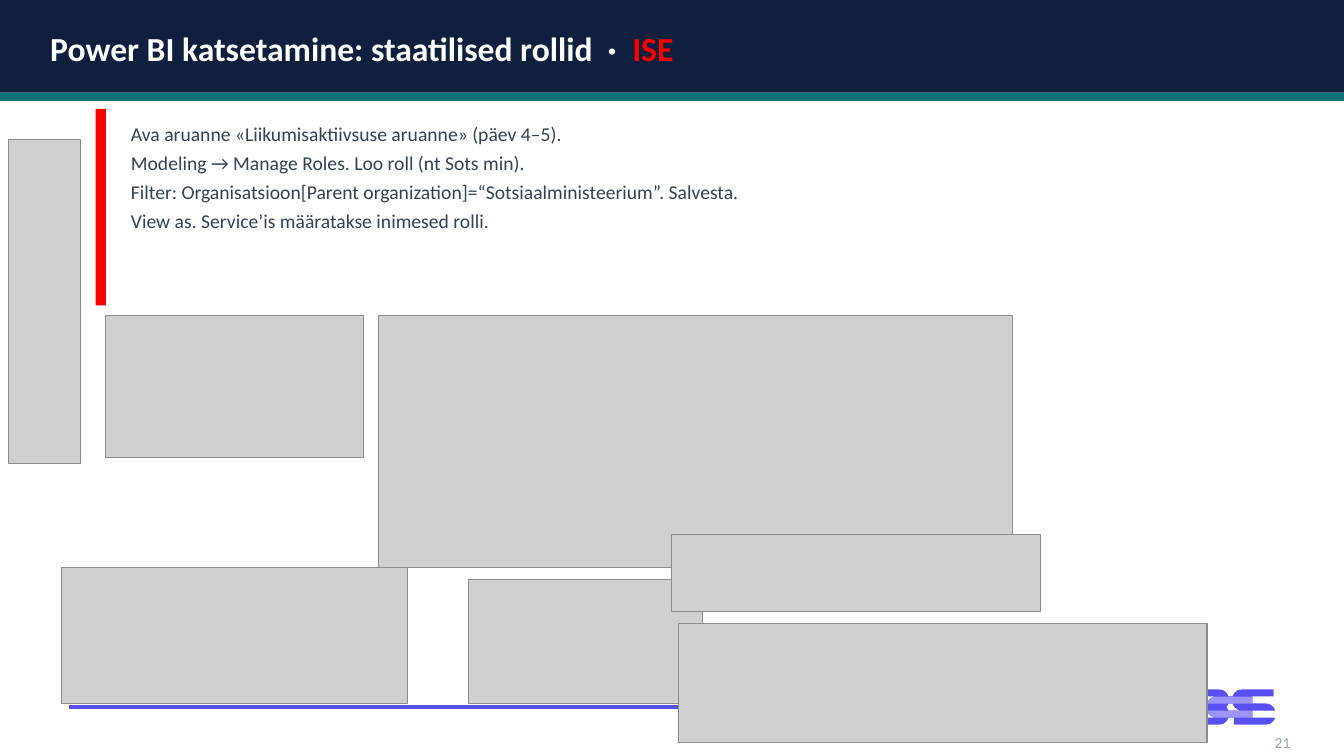
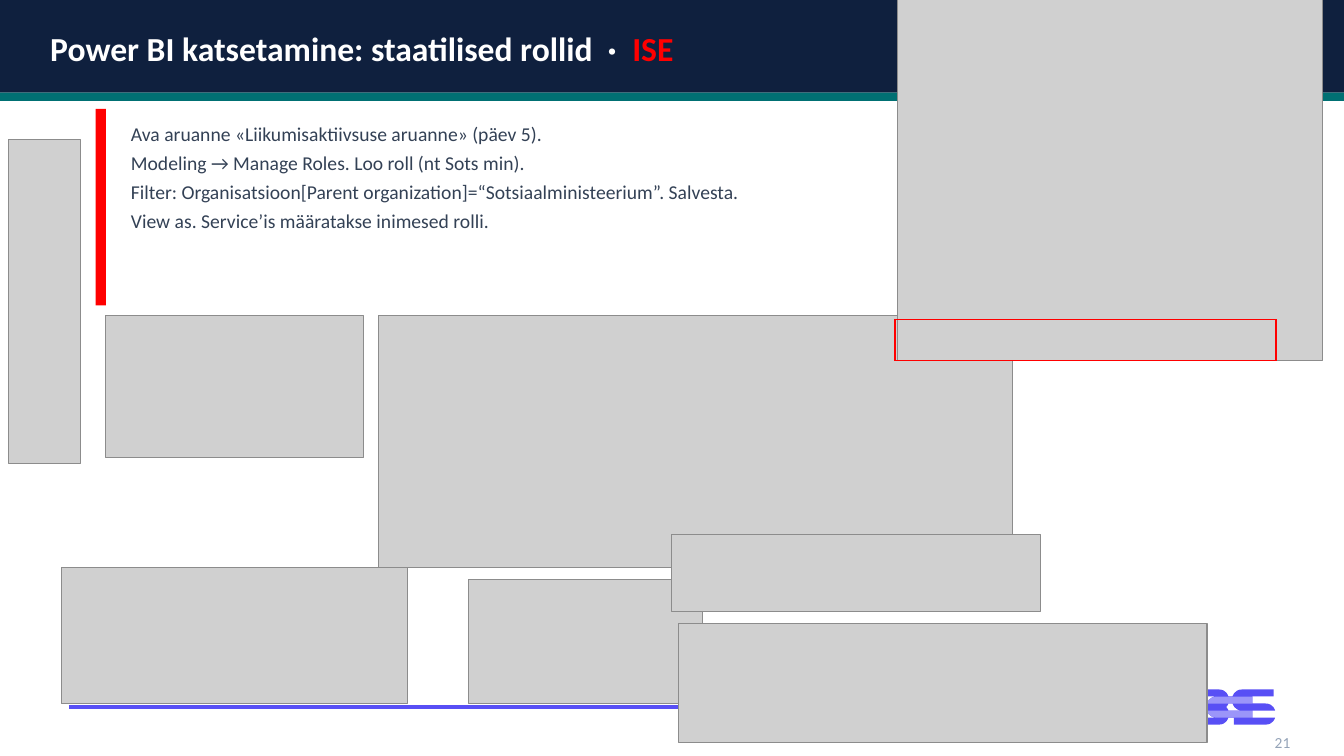
Before and after one commit to emilieabel/andmetarkus, a slide deck: slide 25 of Materjalid/Day10 Andmekaitse/10-paev-andmetarkus-esitlus.pptx. Drawn at 1344x756 pixels with LibreOffice and Linux fonts; fonts in the diff are those of the drawing; grey boxes stand for pictures. Boxes give left, top, right and bottom in pixels: in the first picture for what was removed or moved away, otherwise in the second. Text is boxed around its words. In the diff, an @@ line names an element or a change of style, - is before the commit and + after.

```diff
--- a/Materjalid/Day10 Andmekaitse/10-paev-andmetarkus-esitlus.pptx
+++ b/Materjalid/Day10 Andmekaitse/10-paev-andmetarkus-esitlus.pptx
@@ picture added at bbox=[897, 0, 1323, 361] @@
@@ text at bbox=[131, 127, 542, 144]: text changed @@
-Ava aruanne «Liikumisaktiivsuse aruanne» (päev 4–5).
+Ava aruanne «Liikumisaktiivsuse aruanne» (päev 5).
@@ rectangle added at bbox=[895, 320, 1276, 361], outline #FF0000 1 pt @@
```
Also in this commit, not shown: 2 other slides changed, 1 slide added.
